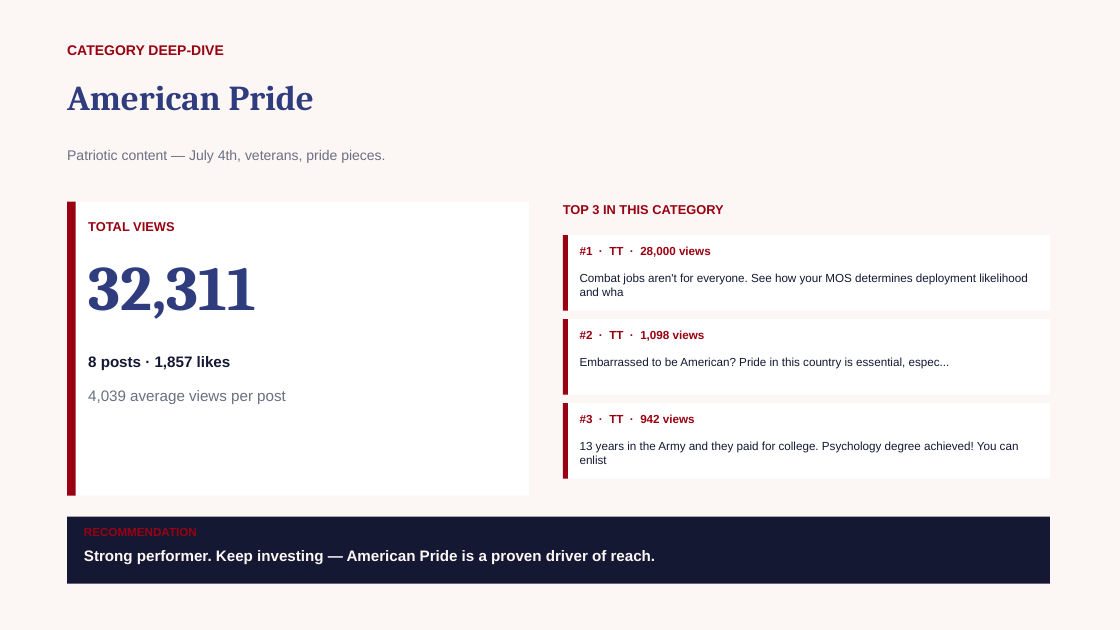
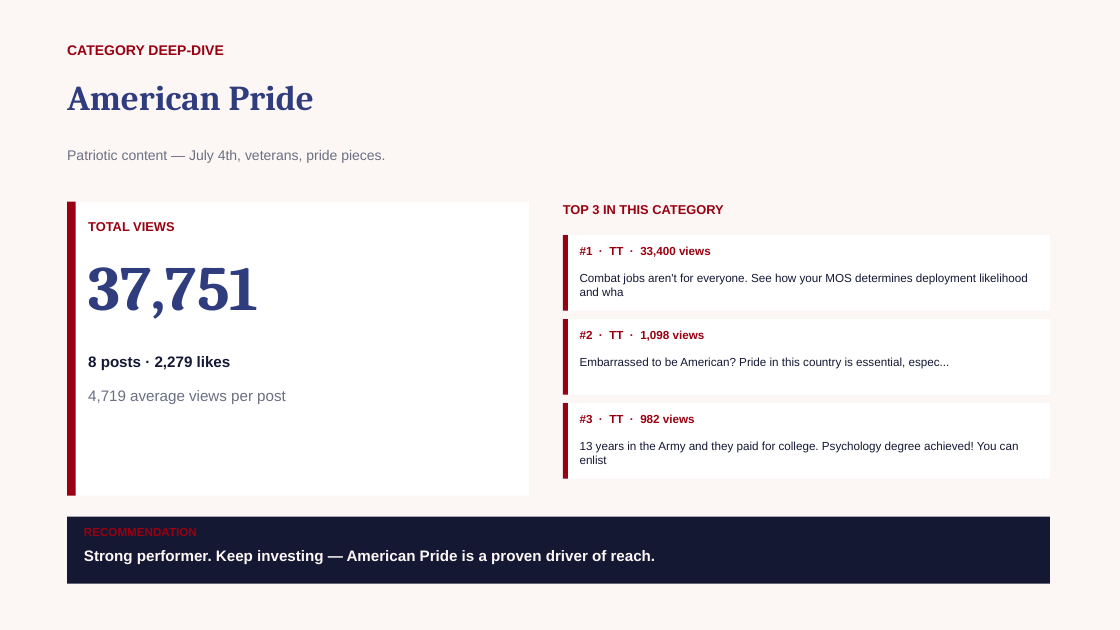
Before and after one commit to zvmmer/talking-downey-kpis, a slide deck: slide 8 of SPONSOR_CONTENT_REPORT.pptx. Drawn at 1120x630 pixels with LibreOffice and Linux fonts; fonts in the diff are those of the drawing. Boxes give left, top, right and bottom in pixels: in the first picture for what was removed or moved away, otherwise in the second. Text is boxed around its words. In the diff, an @@ line names an element or a change of style, - is before the commit and + after.

```diff
--- a/SPONSOR_CONTENT_REPORT.pptx
+++ b/SPONSOR_CONTENT_REPORT.pptx
@@ text at (88, 267, 258, 319): text changed @@
-32,311
+37,751
@@ text at (580, 246, 711, 257): text changed @@
-#1 · TT · 28,000 views
+#1 · TT · 33,400 views
@@ text at (88, 355, 231, 371): text changed @@
-8 posts · 1,857 likes
+8 posts · 2,279 likes
@@ text at (88, 390, 286, 404): text changed @@
-4,039 average views per post
+4,719 average views per post
@@ text at (580, 414, 695, 426): text changed @@
-#3 · TT · 942 views
+#3 · TT · 982 views
```
Also in this commit, not shown: 12 other slides changed, 5 other files.
